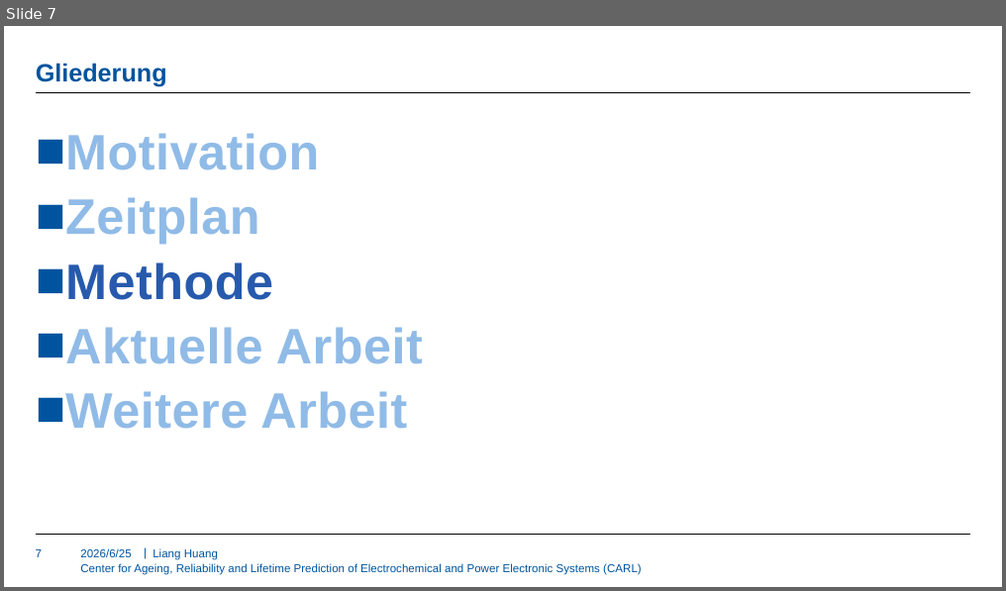
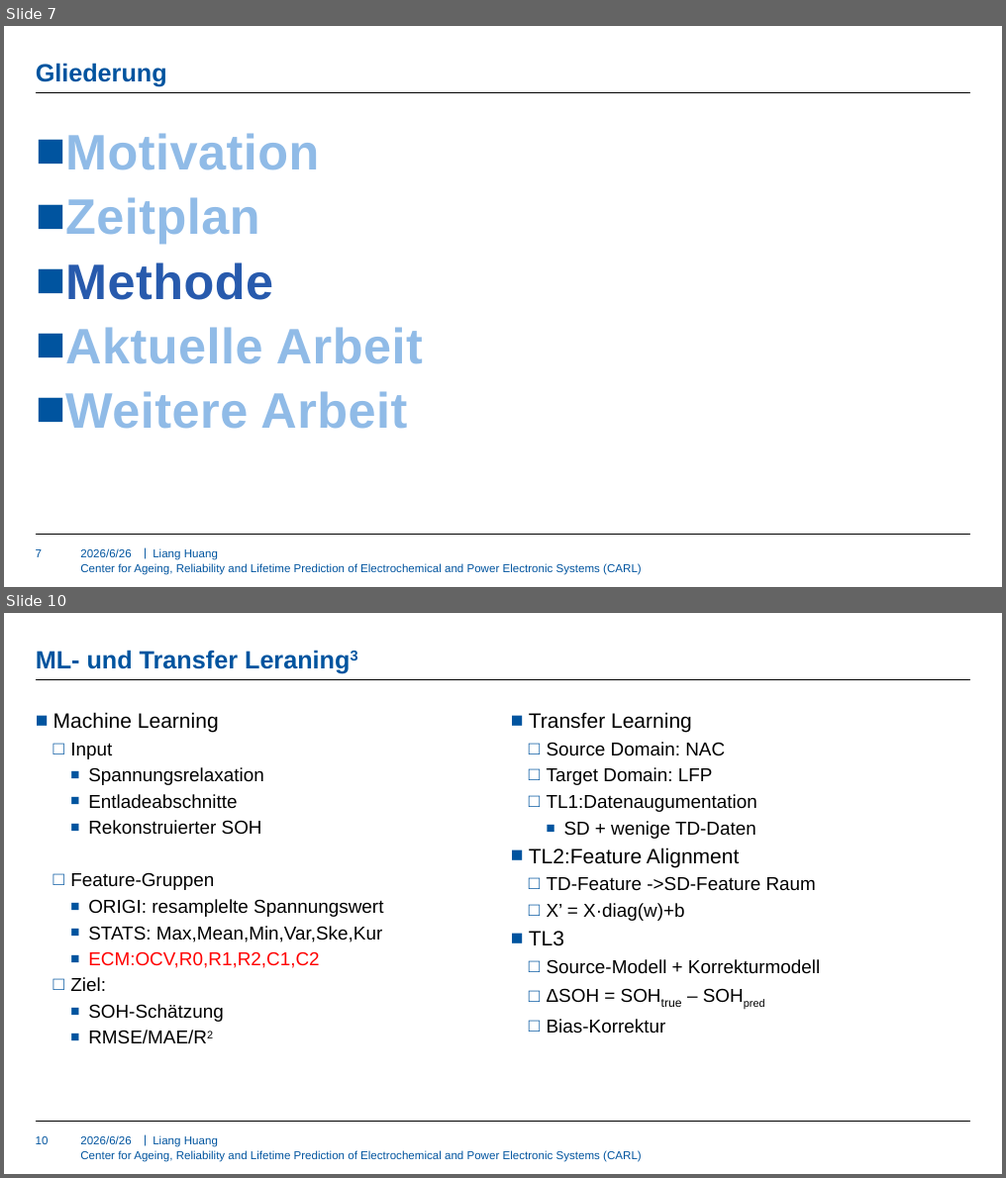
Before and after one commit to HuangLIANG99/MA, a slide deck: Literature Review/KW09/09.07.2026.pptx. Shown one above the other, each under a label of ours: slide 7 before the commit, slides 7 and 10 after it; the slides between them are not shown. The pictures are 1006x591 and 1006x1178 pixels, drawn with LibreOffice and Linux fonts; fonts in the diff are those of the drawing; background and template pictures are left out. Boxes give left, top, right and bottom in pixels: in the first picture for what was removed or moved away, otherwise in the second. Text is boxed around its words. In the diff, an @@ line names an element or a change of style, - is before the commit and + after.

```diff
--- a/Literature Review/KW09/09.07.2026.pptx
+++ b/Literature Review/KW09/09.07.2026.pptx
@@ slide 10 added at (4, 613, 1002, 1174), background #FFFFFF; not listed: 4 template elements that a slide beside it also shows @@
@@ title added at (36, 650, 238, 669), 24 pt, text #00549F, bold @@
+ML- und Transfer Leraning3
@@ text added at (54, 712, 383, 1045), 18 pt, text #000000 @@
+■ Machine Learning
+  □ Input
+    ■ Spannungsrelaxation
+    ■ Entladeabschnitte
+    ■ Rekonstruierter SOH
+  □ Feature-Gruppen
+    ■ ORIGI: resamplelte Spannungswert
+    ■ STATS: Max,Mean,Min,Var,Ske,Kur
+    ■ ECM:OCV,R0,R1,R2,C1,C2
+  □ Ziel:
+    ■ SOH-Schätzung
+    ■ RMSE/MAE/R2
@@ text added at (529, 712, 820, 1034), 18 pt, text #000000 @@
+■ Transfer Learning
+  □ Source Domain: NAC
+  □ Target Domain: LFP
+  □ TL1:Datenaugumentation
+    ■ SD + wenige TD-Daten
+■ TL2:Feature Alignment
+  □ TD-Feature ->SD-Feature Raum
+  □ X’ = X·diag(w)+b
+■ TL3
+  □ Source-Modell + Korrekturmodell
+  □ ΔSOH = SOHtrue – SOHpred
+  □ Bias-Korrektur
@@ page number added at (36, 1137, 49, 1145), 11 pt, text #00549F @@
+10
@@ text added at (80, 1136, 131, 1145), 11 pt, text #00549F @@
+2026/6/26
@@ text added at (152, 1136, 218, 1148), 11 pt, text #00549F @@
+Liang Huang
```
Also in this commit, not shown: 11 other slides changed, 4 other slides added.
